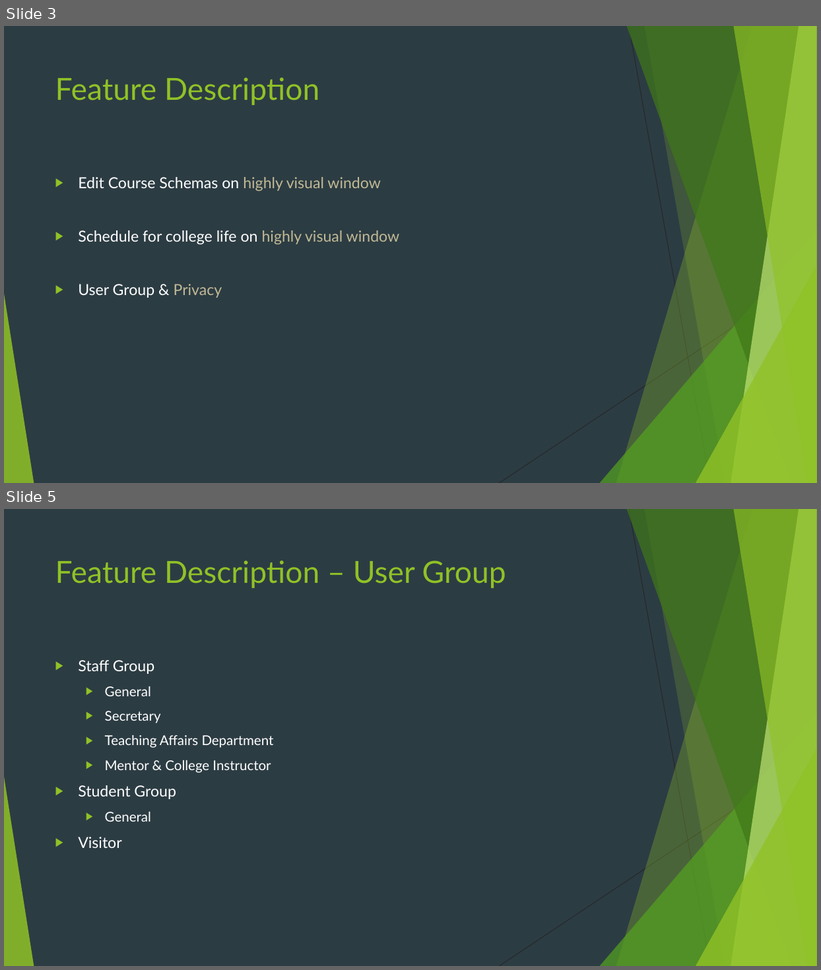
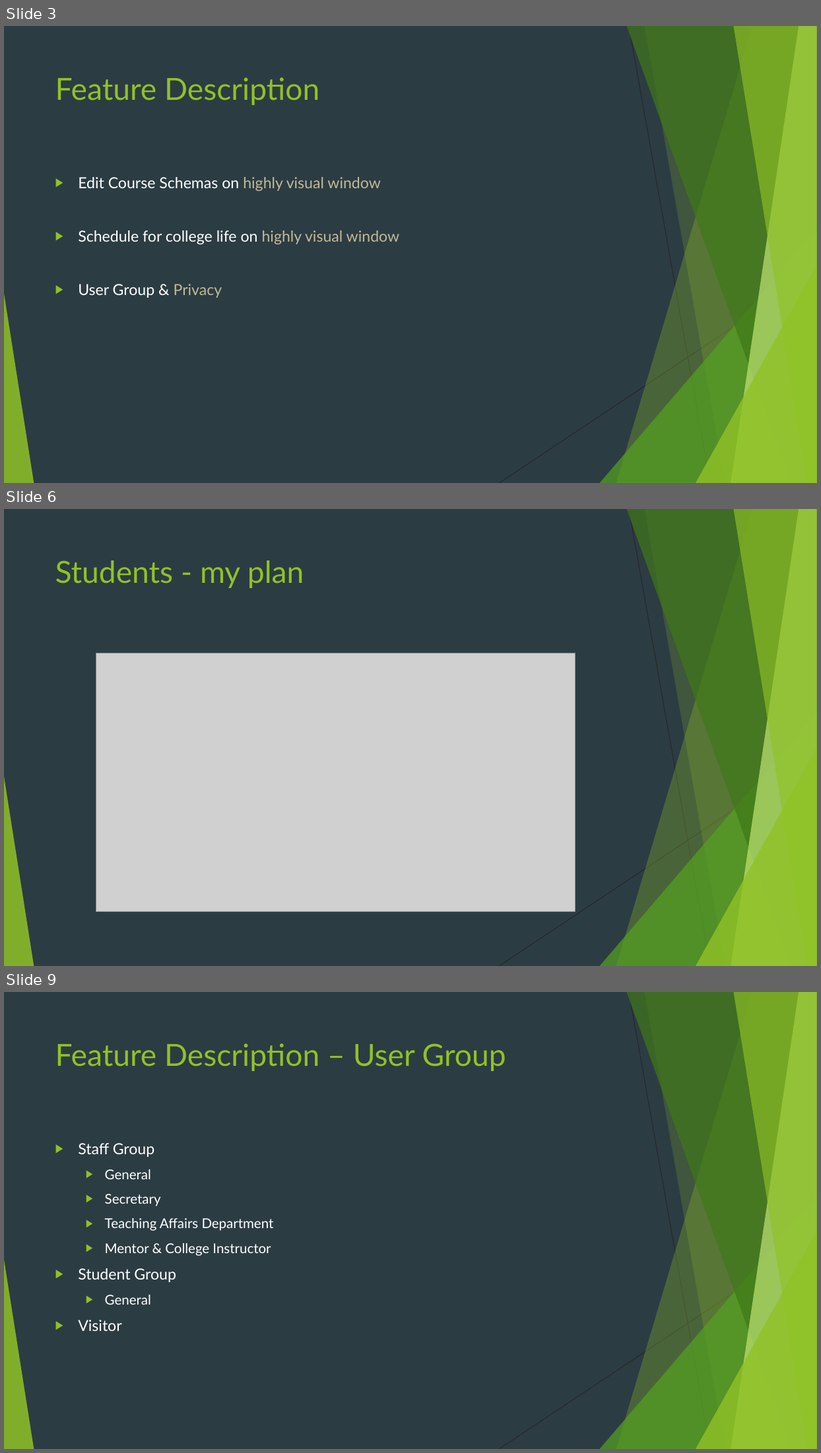
Before and after one commit to WingsUpete/courschemaster, a slide deck: doc/Courschematser.pptx. Shown one above the other, each under a label of ours: slides 3 and 5 before the commit, slides 3, 6 and 9 after it; the slides between them are not shown. The pictures are 821x970 and 821x1453 pixels, drawn with LibreOffice and Linux fonts; fonts in the diff are those of the drawing; grey boxes stand for pictures. Boxes give left, top, right and bottom in pixels: in the first picture for what was removed or moved away, otherwise in the second. Text is boxed around its words. In the diff, an @@ line names an element or a change of style, - is before the commit and + after.

```diff
--- a/doc/Courschematser.pptx
+++ b/doc/Courschematser.pptx
@@ slide 6 added at (x1=4, y1=509, x2=817, y2=966), background #2C3C43; not listed: 10 template elements that a slide beside it also shows @@
@@ title added at (x1=55, y1=560, x2=304, y2=588), 36 pt, text #90C226 @@
+Students - my plan
@@ picture added at (x1=96, y1=653, x2=576, y2=912) @@
@@ what was slide 5 is now slide 9 @@
```
Also in this commit, not shown: 1 slide changed, 4 other slides added, 1 slide removed, 1 other file.
